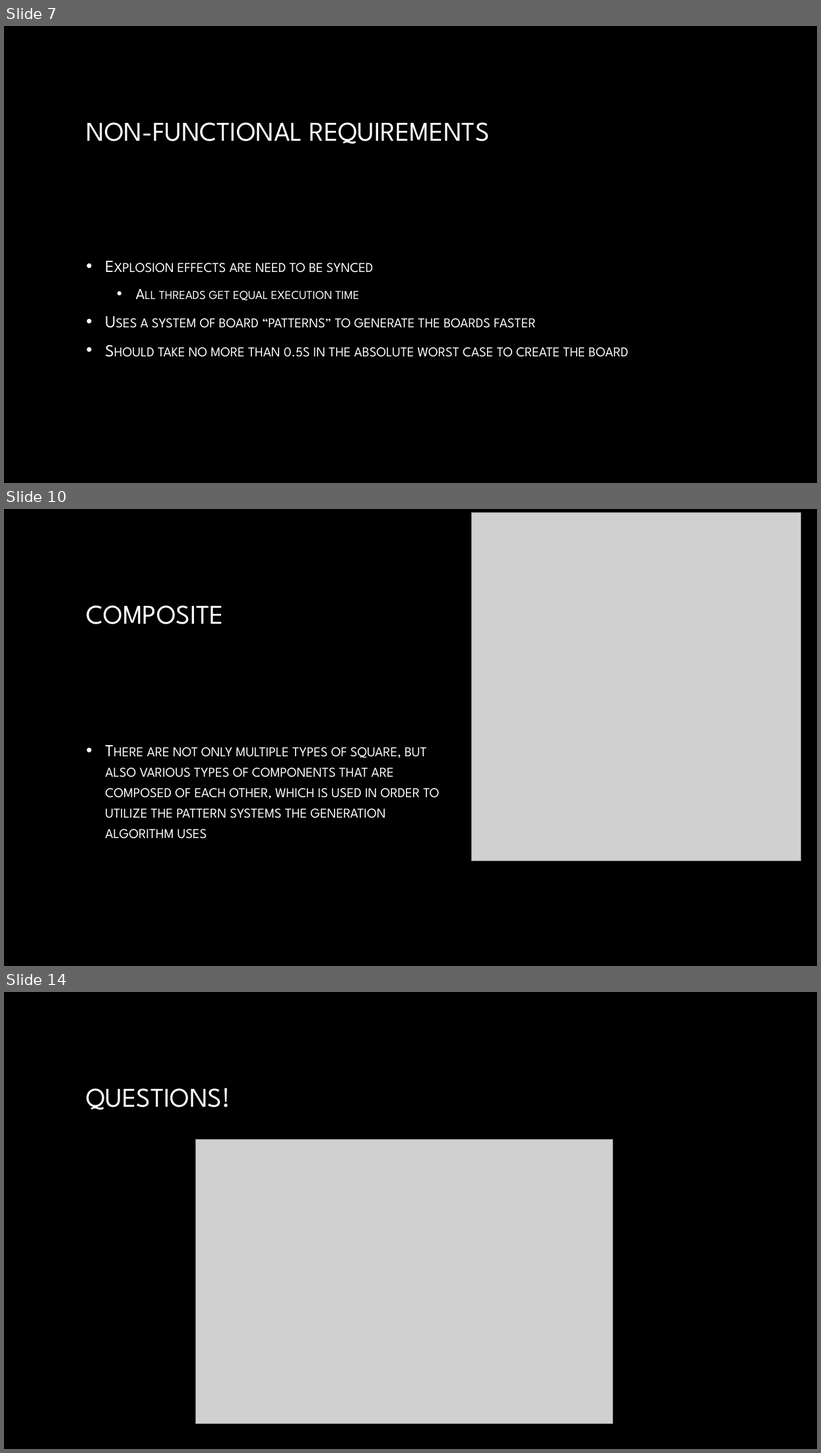
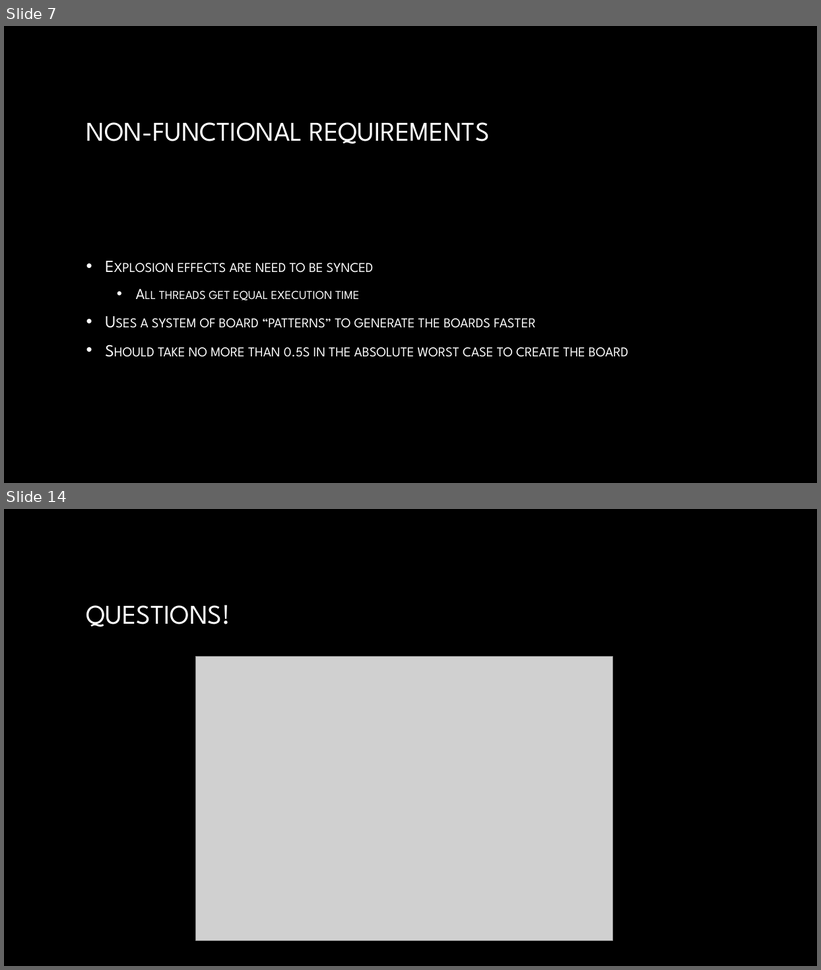
Before and after one commit to fcorso2016/Minesweeper, a slide deck: Presentation.pptx. Shown one above the other, each under a label of ours: slides 7, 10 and 14 before the commit, slides 7 and 14 after it; the slides between them are not shown. The pictures are 821x1453 and 821x970 pixels, drawn with LibreOffice and Linux fonts; fonts in the diff are those of the drawing; grey boxes stand for pictures; background and template pictures are left out. Boxes give left, top, right and bottom in pixels: in the first picture for what was removed or moved away, otherwise in the second. Text is boxed around its words. In the diff, an @@ line names an element or a change of style, - is before the commit and + after.

```diff
--- a/Presentation.pptx
+++ b/Presentation.pptx
@@ slide 10 removed at (x1=4, y1=509, x2=817, y2=966), background picture (left out) @@
@@ picture removed at (x1=472, y1=512, x2=801, y2=861) @@
@@ title removed at (x1=86, y1=605, x2=224, y2=625) @@
-COMPOSITE
@@ text removed at (x1=105, y1=747, x2=439, y2=839) @@
-• There are not only multiple types of square, but also various types of components that are composed of each other, which is used in order to utilize the pattern systems the generation algorithm uses
```
Also in this commit, not shown: 5 slides changed, 1 slide added, 7 other files.
